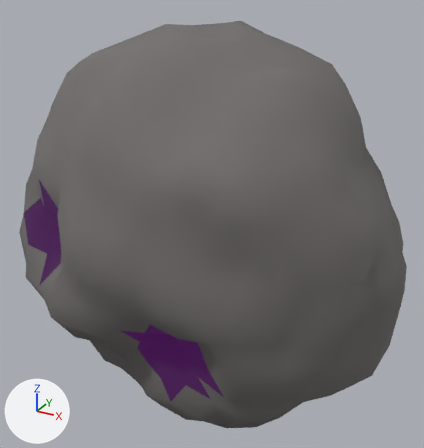
An edit to the glTF model assets/asteroids/asteroid_12.glb, drawn before and after from the same camera.
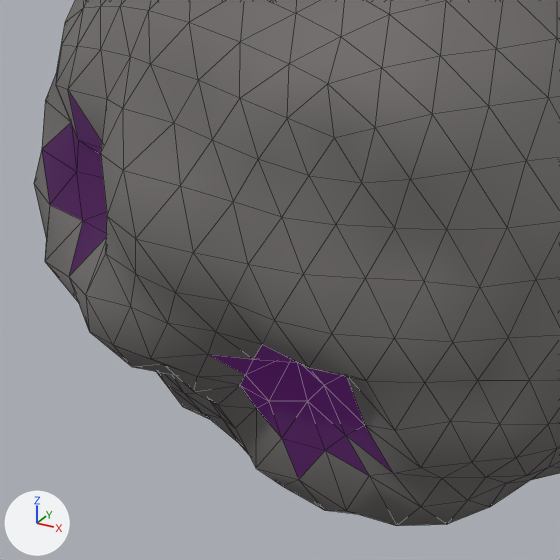
Each version appears first whole from a camera (50 mm lens) standing at (1.43, -2.53, 1.38) and looking at (0.02, 0.02, 0.11), and next in a close-up on the part from 0% to 75% of the width and 28% to 100% of the height. Every picture has the same lights, and +X, +Y and +Z are marked at lower left. The older version's two pictures come first. The close-ups show mesh edges as thin lines.

Names of what the first close-up shows: 'Asteroid_12'.
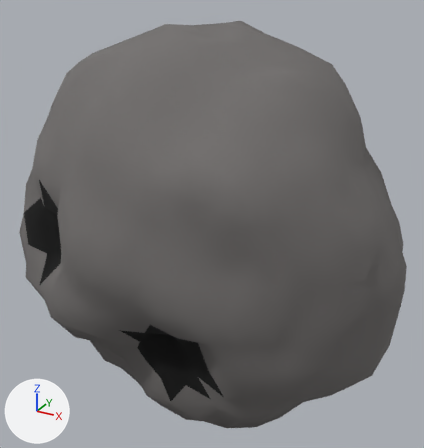
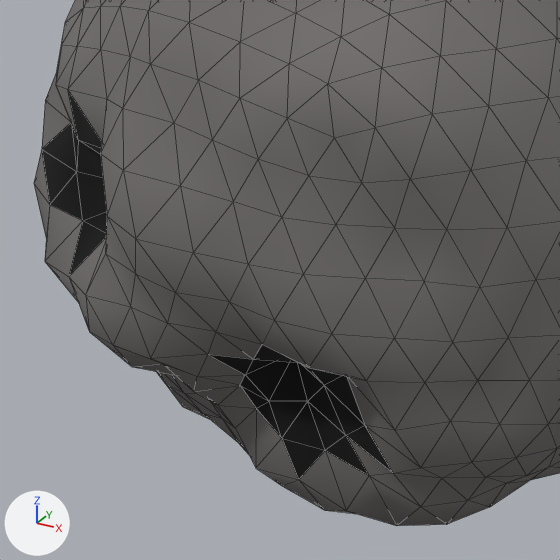
Changed parts and their boxes [x1, y1, x2, y2] in the close-ups (560 x 560 px):
'Asteroid_12', recoloured, surface changed: [40, 91, 395, 482] in both

Edits to the bpy script that builds the scene:
```text
Change mat_asteroidcrater_12:
    remove mat_asteroidcrater_12.emission_color = (0.042, 0.0, 0.063)  # dark purple #3a0047
    remove mat_asteroidcrater_12.emission_strength = 1.0
```
